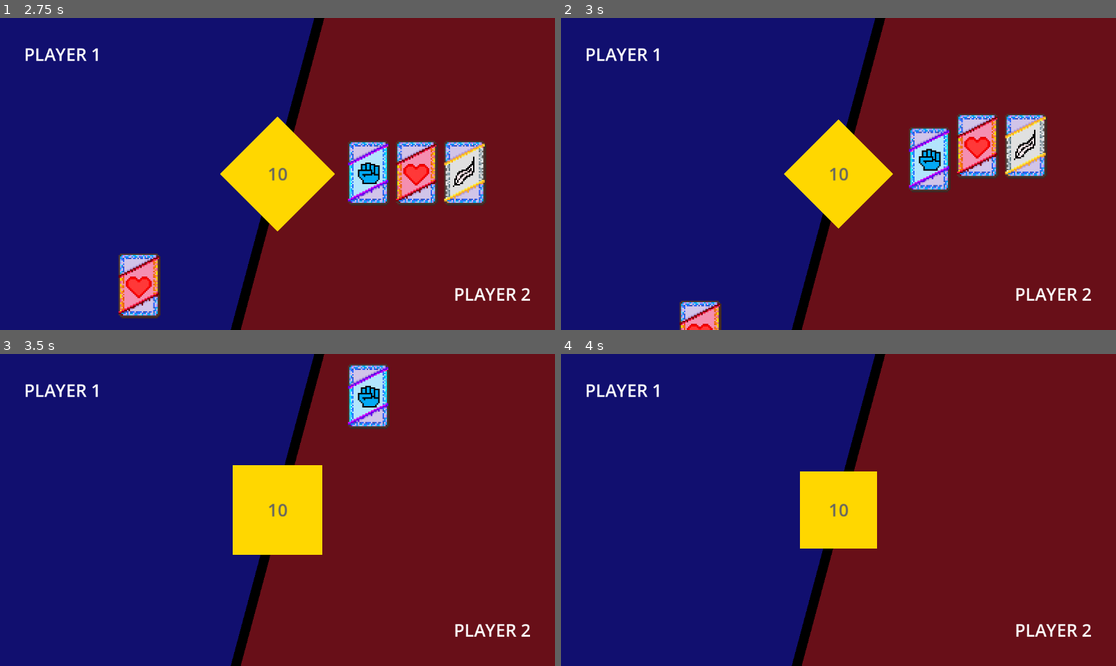
Above: before the commit, frames 1-4 (two rows, left to right).
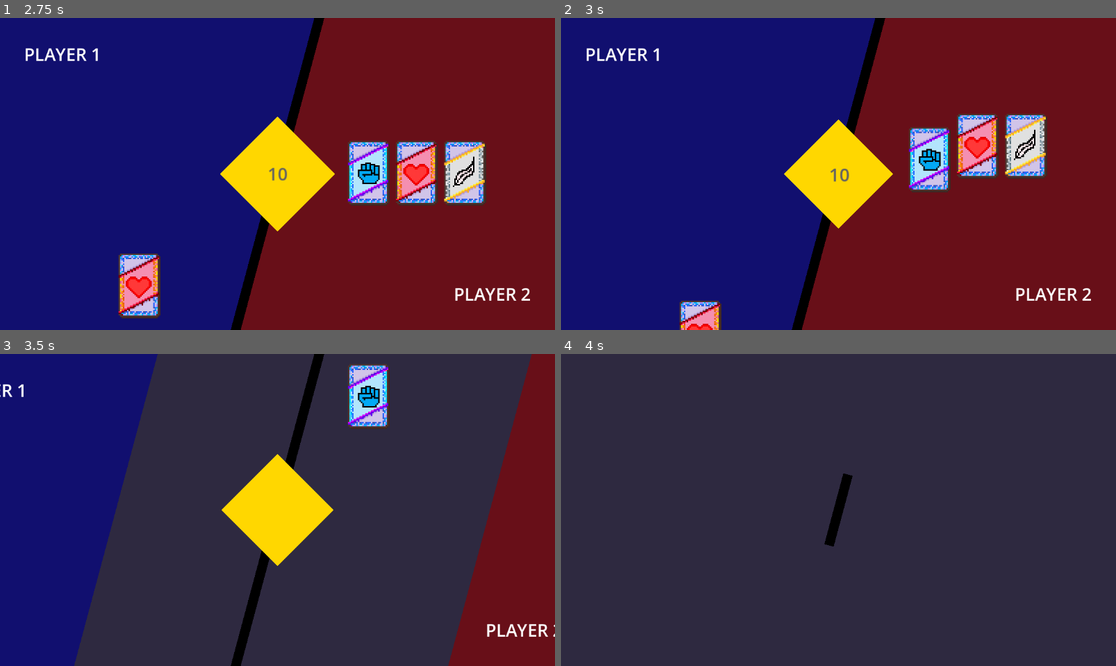
Above: after the commit, the same moments.

Repository: solirides/amazing-game
Game: Godot game, scene res://scenes/select_cards/select_cards.tscn
Same seed, same stepped clock (60 frames per second), same inputs: the game is played once before the commit and once after it. This scene is started directly instead of the project's main scene. The engine's default icon, where the game draws it, is replaced by a stand-in: a white triangle on a blue panel in a dark square.
Inputs (mouse positions are in pixels of both pictures, inside the frame that each line leads up to):
- Up to frame 1 (2.75 s): move the mouse to (399, 158) at 0.52 s; hold Right (ui_right) 0.53-1.28 s; click (399, 158) at 0.6 s; move the mouse to (88, 239) at 1.27 s; hold Down (ui_down) 1.28-2.03 s; tap C (turret_attack) at 1.35 s; click (88, 239) at 1.42 s; move the mouse to (138, 174) at 2.02 s; hold Right (ui_right) from 2.03 s (still down); hold A (turret_ccw) from 2.03 s (still down); click (138, 174) at 2.17 s
- Up to frame 2 (3 s): move the mouse to (927, 174) at 2.77 s; release Right (ui_right) at 2.78 s; release A (turret_ccw) at 2.78 s; hold Up (ui_up) from 2.78 s (still down); tap D (turret_cw) at 2.85 s; click (927, 174) at 2.92 s
- Up to frame 3 (3.5 s): keep holding Up (ui_up)
- Up to frame 4 (4 s): move the mouse to (1005, 556) at 3.52 s; release Up (ui_up) at 3.53 s; hold Left (ui_left) from 3.53 s (still down); tap N (wall_attack) at 3.6 s

Frame 1 is identical in both runs. In frame 2, less than 0.1% of the frame differs, in the area x 48-52%, y 47-53%; in frame 3, 62%; in frame 4, 100%, in the area x 0-100%, y 0-100%.

Commit message:
more animations fr fr

Diff:
--- a/amazing-game/scenes/select_cards/select_cards.gd
+++ b/amazing-game/scenes/select_cards/select_cards.gd
@@ -13,6 +13,9 @@
 
 var p1_cards: Array = []
 var p2_cards: Array = []
+
+var spin_tween: Tween
+var pulse_tween: Tween
 
 # Called when the node enters the scene tree for the first time.
 func _ready() -> void:
@@ -46,10 +49,8 @@
 	intro_tween.tween_property($LabelP2, "position:x", LabelP2Pos, 0.7).set_trans(Tween.TRANS_SINE).set_ease(Tween.EASE_OUT)
 	intro_tween.set_parallel(false)
 
-	# intro_tween.set_parallel(true)
 	intro_tween.tween_property($DividingLine/CenterBox, "scale", Vector2(1.0, 1.0), 0.5).set_trans(Tween.TRANS_BACK).set_ease(Tween.EASE_OUT)
 	intro_tween.tween_property($DividingLine/TimerLabel, "scale", Vector2(1.0, 1.0), 0.5).set_trans(Tween.TRANS_BACK).set_ease(Tween.EASE_OUT)
-	# intro_tween.set_parallel(false)
 
 	# await intro_tween.finished
 
@@ -63,11 +64,11 @@
 
 	$SelectTimer.start()
 
-	var spin_tween = create_tween().set_loops()
+	spin_tween = create_tween().set_loops()
 	spin_tween.tween_property($DividingLine/CenterBox, "rotation_degrees", 45, 0.3).as_relative()
 	spin_tween.tween_interval(0.7)
 
-	var pulse_tween = create_tween().set_loops()
+	pulse_tween = create_tween().set_loops()
 	pulse_tween.tween_property($DividingLine/CenterBox, "scale", Vector2(1.2, 1.2), 0.3).set_trans(Tween.TRANS_SINE)
 	pulse_tween.tween_property($DividingLine/CenterBox, "scale", Vector2(1.0, 1.0), 0.7).set_trans(Tween.TRANS_SINE)
 
@@ -115,7 +116,24 @@
 		end_selection_phase()
 
 func end_selection_phase() -> void:
-	await get_tree().create_timer(1.5).timeout
+	spin_tween.kill()
+	pulse_tween.kill()
+
+	var exit_tween = create_tween()
+
+	exit_tween.tween_property($DividingLine/TimerLabel, "scale", Vector2(0, 0), 0.5).set_trans(Tween.TRANS_BACK).set_ease(Tween.EASE_IN)
+	exit_tween.tween_property($DividingLine/CenterBox, "scale", Vector2(0, 0), 0.5).set_trans(Tween.TRANS_BACK).set_ease(Tween.EASE_IN)
+
+	exit_tween.set_parallel(true)
+	exit_tween.tween_property($DividingLine/BgLeft, "position:x", -8000, 1.0).set_trans(Tween.TRANS_SINE).set_ease(Tween.EASE_OUT)
+	exit_tween.tween_property($DividingLine/BgRight, "position:x", 4000, 1.0).set_trans(Tween.TRANS_SINE).set_ease(Tween.EASE_OUT)
+	exit_tween.tween_property($LabelP1, "position:x", -2000, 1.0).set_trans(Tween.TRANS_SINE).set_ease(Tween.EASE_OUT)
+	exit_tween.tween_property($LabelP2, "position:x", 1000, 1.0).set_trans(Tween.TRANS_SINE).set_ease(Tween.EASE_OUT)
+
+	exit_tween.tween_property($DividingLine, "scale:y", 0.0, 0.5).set_delay(0.3).set_trans(Tween.TRANS_CUBIC).set_ease(Tween.EASE_OUT)
+	exit_tween.set_parallel(false)
+
+	await exit_tween.finished
 
 	upgrades_finished.emit()
 
@@ -124,6 +142,8 @@
 func _on_select_timer_timeout() -> void:
 	$DividingLine/TimerLabel.text = "TIME!"
 
+	await get_tree().create_timer(0.5).timeout
+
 	if (p1_has_played == false):
 		var p1_random_value = randi_range(0, 2)
 		p1_cards[p1_random_value].select_card()
